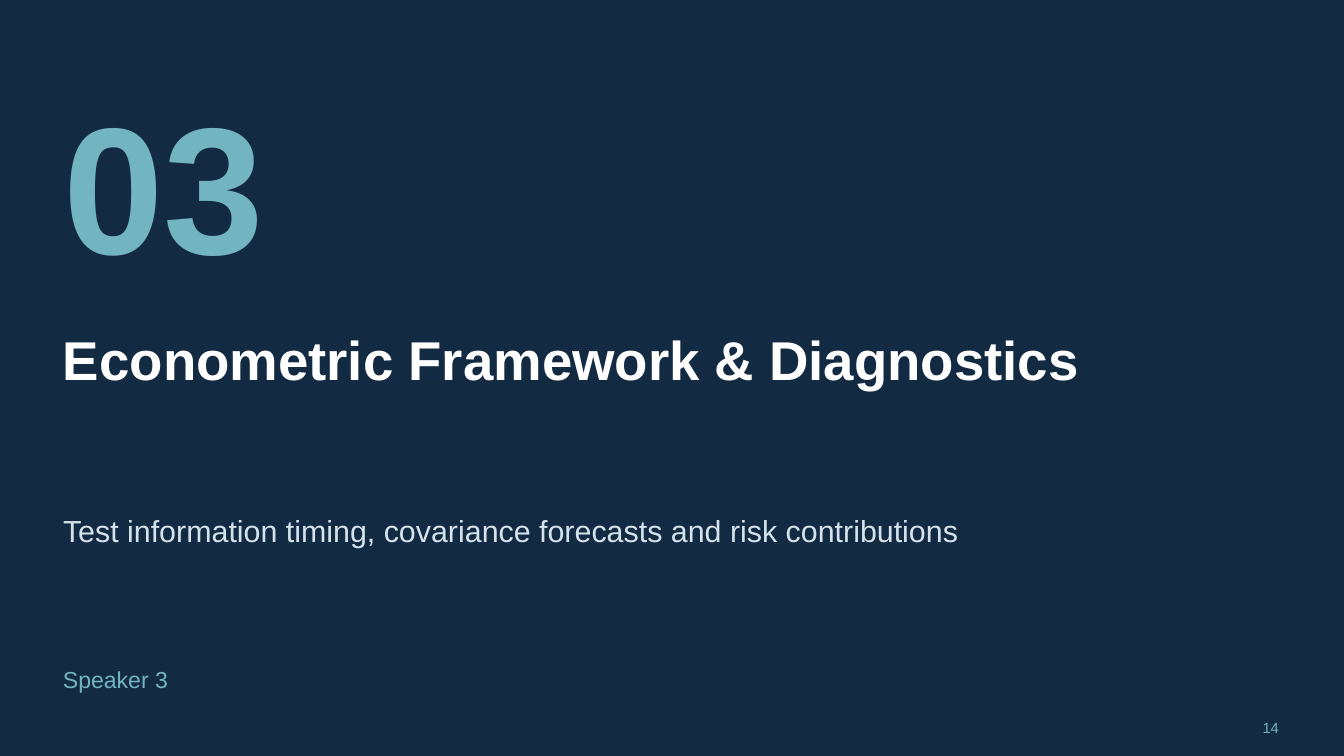
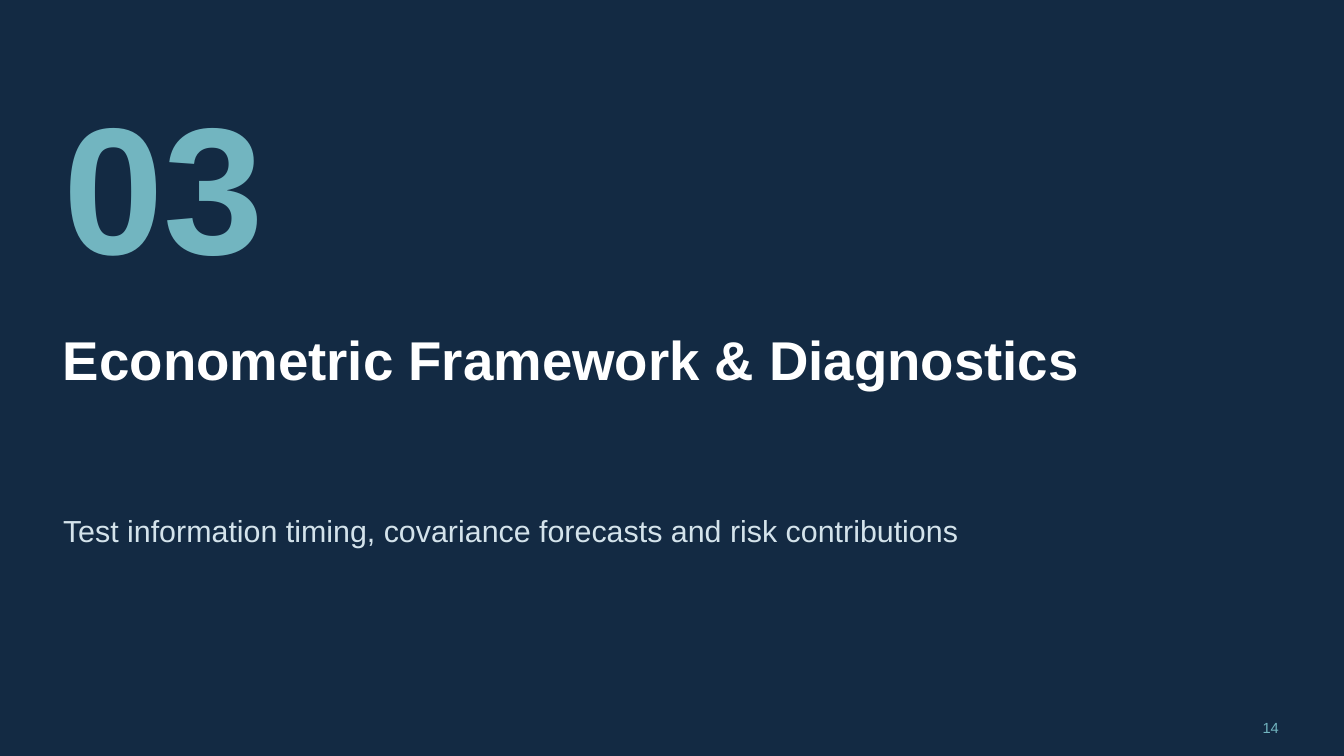
Before and after one commit to str311/FE5209-Weiming-Group, a slide deck: slide 14 of presentation/updated/MWRP_Window_Updated_Final.pptx. Drawn at 1344x756 pixels with LibreOffice and Linux fonts; fonts in the diff are those of the drawing. Boxes give left, top, right and bottom in pixels: in the first picture for what was removed or moved away, otherwise in the second. Text is boxed around its words. In the diff, an @@ line names an element or a change of style, - is before the commit and + after.

```diff
--- a/presentation/updated/MWRP_Window_Updated_Final.pptx
+++ b/presentation/updated/MWRP_Window_Updated_Final.pptx
@@ text removed at <box>63,671,168,693</box> @@
-Speaker 3
```
Also in this commit, not shown: 5 other slides changed, 1 slide removed.
